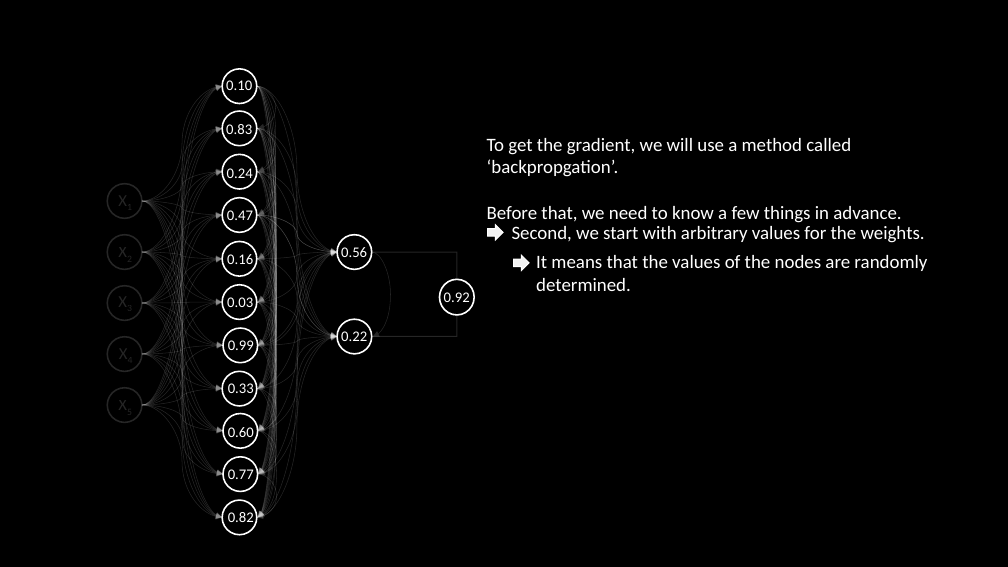
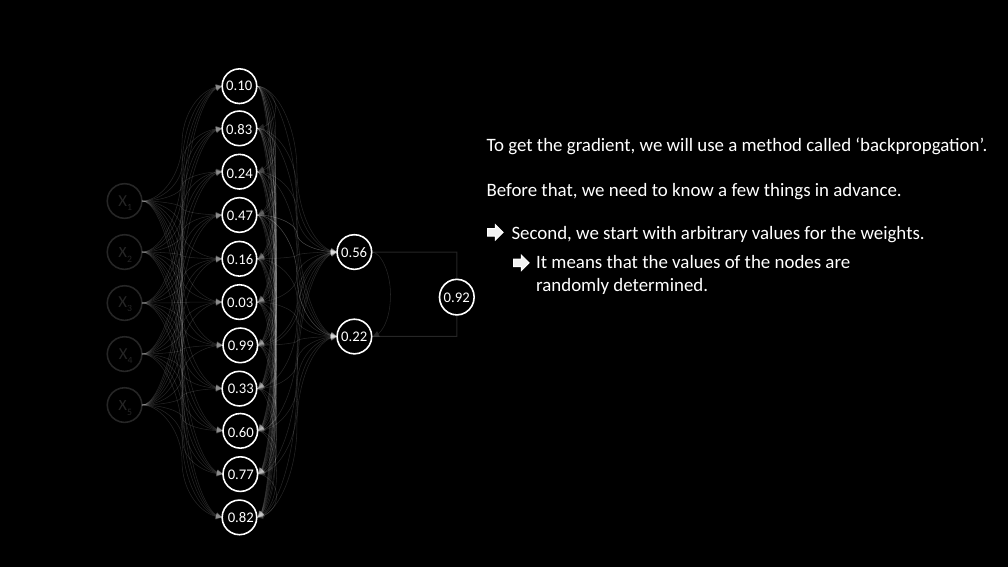
Before and after one commit to minseok127/paper_reviews, a slide deck: slide 19 of deep_learning/backpropagation through time.pptx. Drawn at 1008x567 pixels with LibreOffice and Linux fonts; fonts in the diff are those of the drawing. Boxes give left, top, right and bottom in pixels: in the first picture for what was removed or moved away, otherwise in the second. Text is boxed around its words. In the diff, an @@ line names an element or a change of style, - is before the commit and + after.

```diff
--- a/deep_learning/backpropagation through time.pptx
+++ b/deep_learning/backpropagation through time.pptx
@@ text "To get the gradient, we ..." rewrapped from (487,138,901,223) to (487,137,987,200) @@
@@ text "It means that the values ..." rewrapped from (536,255,927,291) to (536,255,850,294) @@
```
Also in this commit, not shown: 16 other slides changed, 1 other file.
